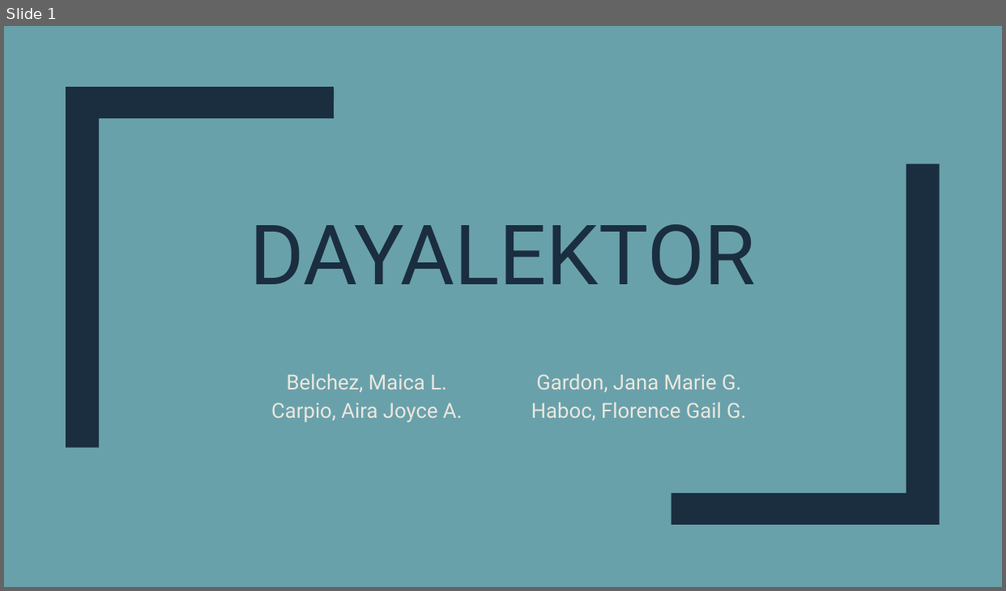
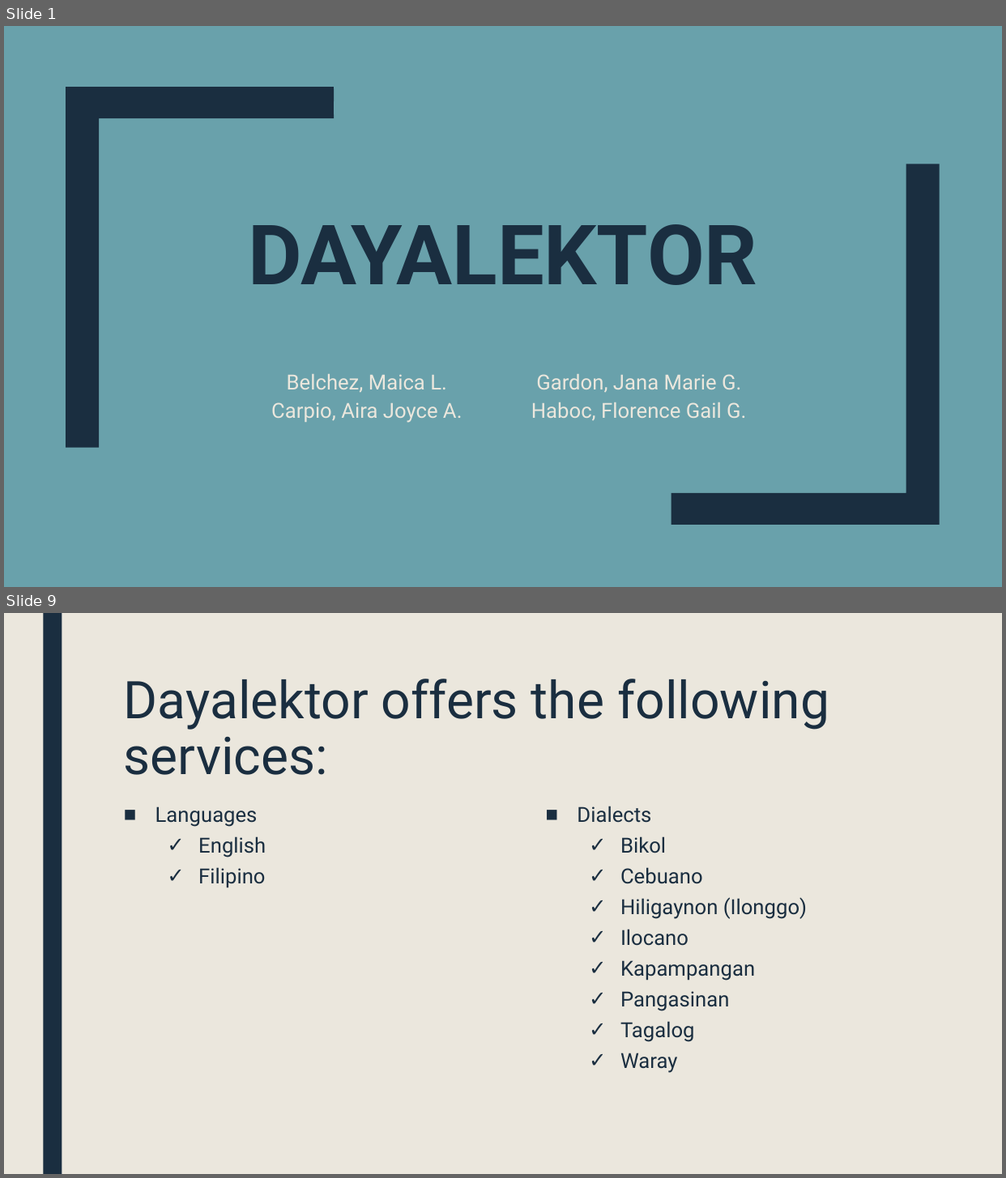
Before and after one commit to mlbelchez/Project---TENTREP, a slide deck: Presentation/PPT/Presentation 2.pptx. Shown one above the other, each under a label of ours: slide 1 before the commit, slides 1 and 9 after it; the slides between them are not shown. The pictures are 1006x591 and 1006x1178 pixels, drawn with LibreOffice and Linux fonts; fonts in the diff are those of the drawing. Boxes give left, top, right and bottom in pixels: in the first picture for what was removed or moved away, otherwise in the second. Text is boxed around its words. In the diff, an @@ line names an element or a change of style, - is before the commit and + after.

```diff
--- a/Presentation/PPT/Presentation 2.pptx
+++ b/Presentation/PPT/Presentation 2.pptx
@@ slide 9 added at (x1=4, y1=613, x2=1002, y2=1174), background #EBE7DD @@
@@ rectangle added at (x1=43, y1=613, x2=62, y2=1174), fill #1A2E40 @@
@@ title added at (x1=124, y1=679, x2=829, y2=775), 50 pt, text #1A2E40 @@
+Dayalektor offers the following services:
@@ text added at (x1=155, y1=807, x2=266, y2=888), 20 pt, text #1A2E40 @@
+■ Languages
+  ✓ English
+  ✓ Filipino
@@ text added at (x1=577, y1=806, x2=807, y2=1073), 20 pt, text #1A2E40 @@
+■ Dialects
+  ✓ Bikol
+  ✓ Cebuano
+  ✓ Hiligaynon (Ilonggo)
+  ✓ Ilocano
+  ✓ Kapampangan
+  ✓ Pangasinan
+  ✓ Tagalog
+  ✓ Waray
@@ slide 1 changed as well @@
@@ title "DAYALEKTOR" at (x1=248, y1=224, x2=757, y2=285): bold on @@
```
Also in this commit, not shown: 6 other slides added.
